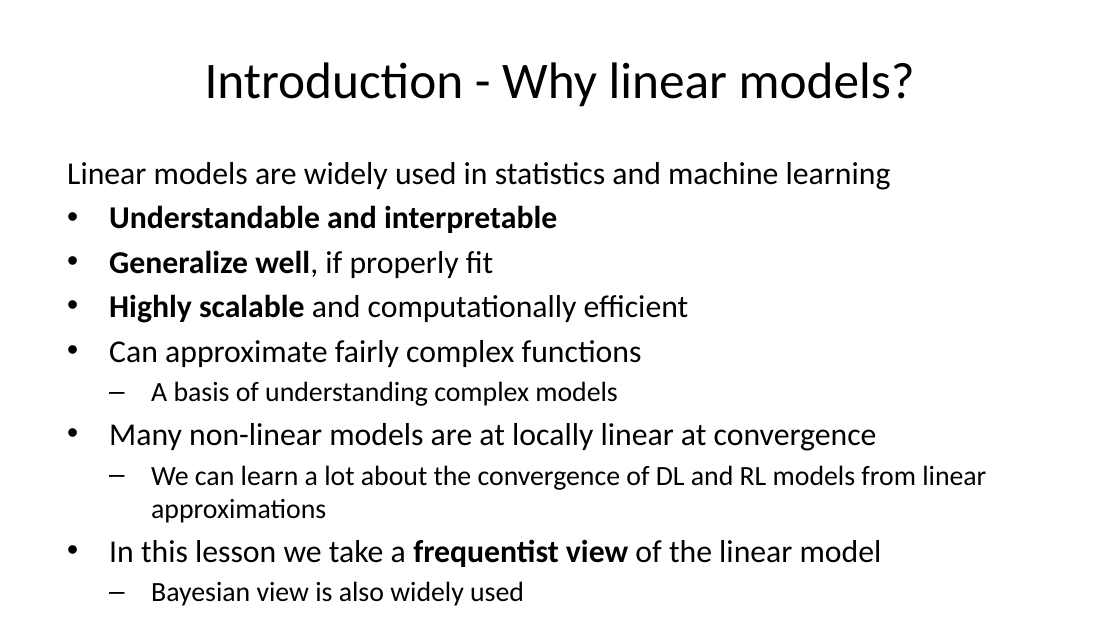
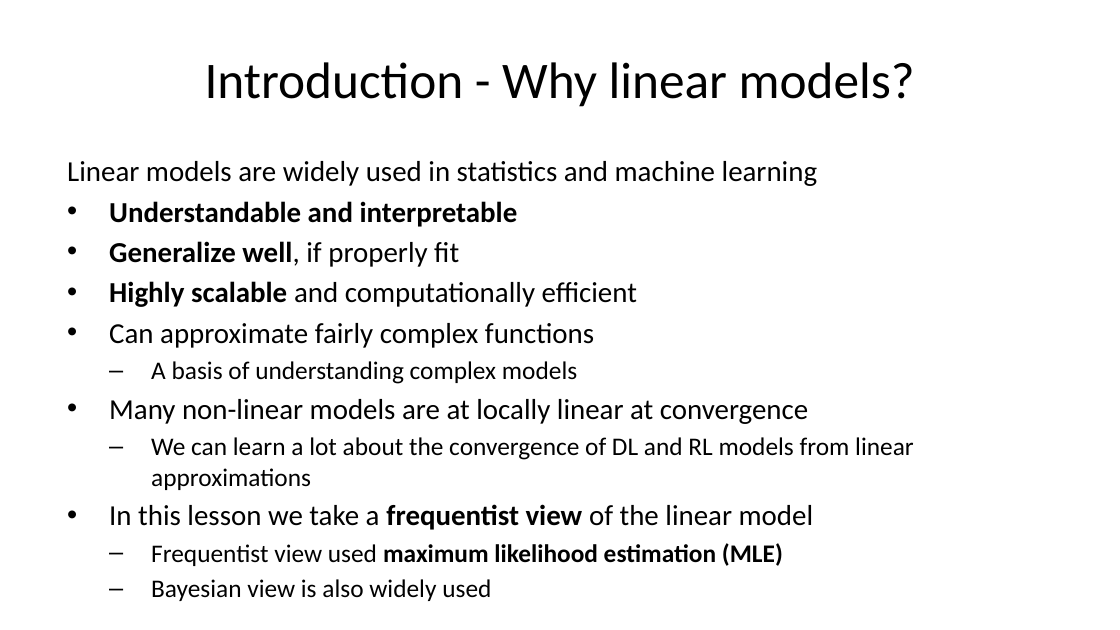
Before and after one commit to StephenElston/CSCI-E-83, a slide deck: slide 3 of LectureSlides/08_IntroductionToLinearModels.pptx (slide 4 before the commit). Drawn at 1120x630 pixels with LibreOffice and Linux fonts; fonts in the diff are those of the drawing. Boxes give left, top, right and bottom in pixels: in the first picture for what was removed or moved away, otherwise in the second. Text is boxed around its words. In the diff, an @@ line names an element or a change of style, - is before the commit and + after.

```diff
--- a/LectureSlides/08_IntroductionToLinearModels.pptx
+++ b/LectureSlides/08_IntroductionToLinearModels.pptx
@@ text at bbox=[67, 161, 914, 601]: size 20.4 to 18.6 pt in "Linear models are widely used in statistics ...", "Understandable and interpretable", "Generalize well, if properly fit", "Highly scalable and computationally efficient" and 3 more places; size 17.9 to 16.3 pt in "A basis of understanding complex models", "We can learn a lot about the ...", "Bayesian view is also widely used" @@
@@ text at bbox=[151, 543, 783, 566]: paragraph added @@
+  – Frequentist view used maximum likelihood estimation (MLE)
```
Also in this commit, not shown: 13 other slides changed, 1 slide added, 1 slide removed.
